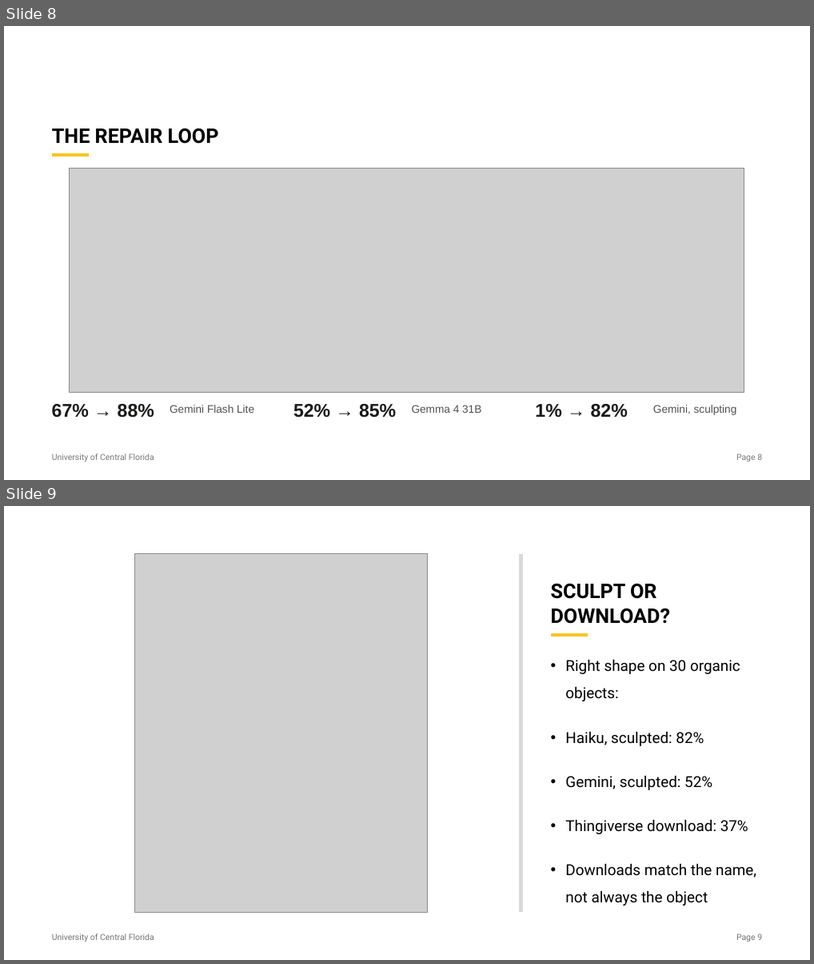
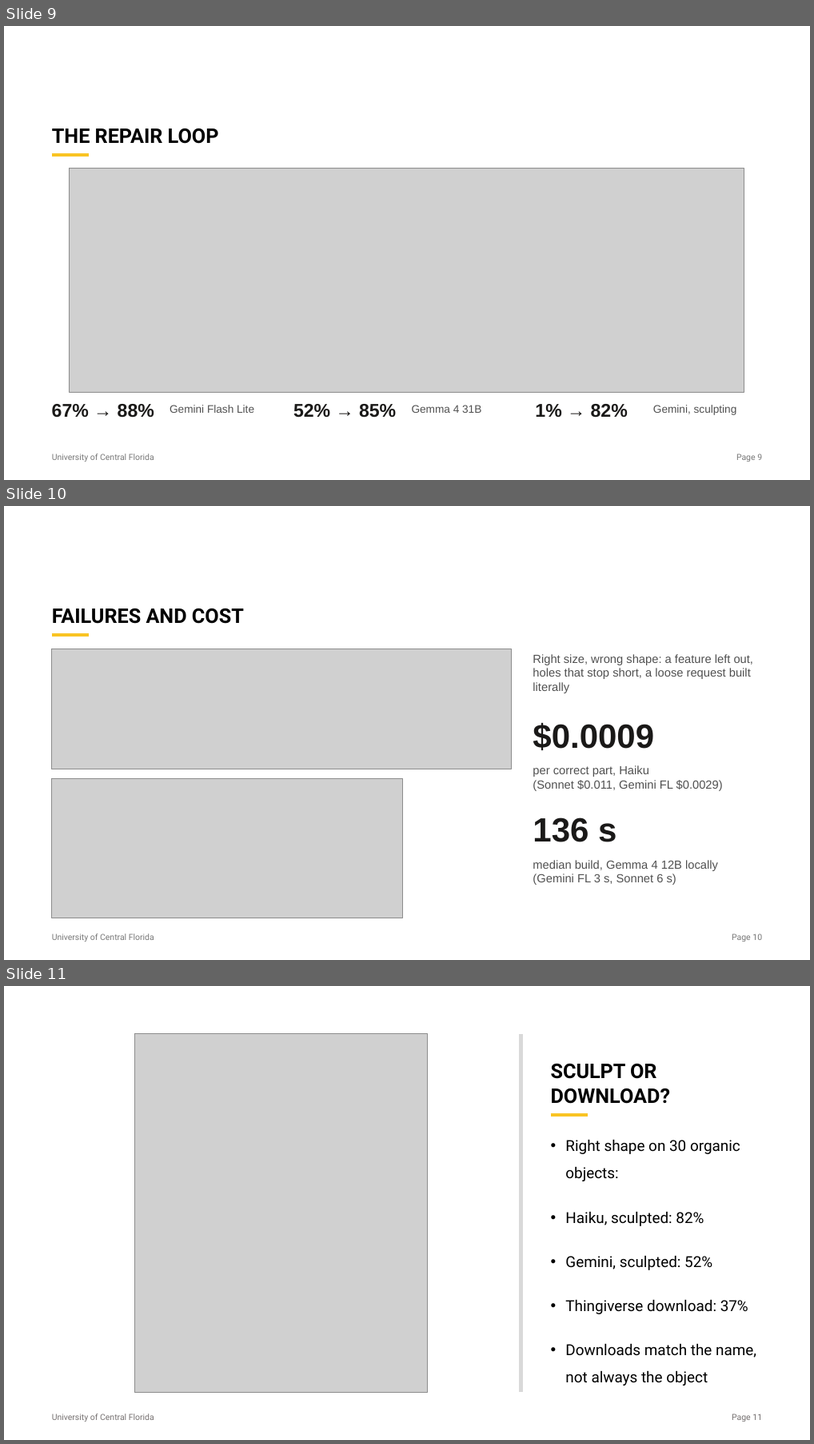
Before and after one commit to mclaager/CAP6938-STL_Agent, a slide deck: deliverables/presentation/stl_agent_talk.pptx. Shown one above the other, each under a label of ours: slides 8 and 9 before the commit, slides 9, 10 and 11 after it. The pictures are 814x964 and 814x1444 pixels, drawn with LibreOffice and Linux fonts; fonts in the diff are those of the drawing; grey boxes stand for pictures. Boxes give left, top, right and bottom in pixels: in the first picture for what was removed or moved away, otherwise in the second. Text is boxed around its words. In the diff, an @@ line names an element or a change of style, - is before the commit and + after.

```diff
--- a/deliverables/presentation/stl_agent_talk.pptx
+++ b/deliverables/presentation/stl_agent_talk.pptx
@@ slide 10 added at (x1=4, y1=506, x2=810, y2=960), background #FFFFFF; not listed: 3 template elements that a slide beside it also shows @@
@@ title added at (x1=52, y1=608, x2=244, y2=624), 24 pt, text #000000, bold @@
+FAILURES AND COST
@@ picture added at (x1=52, y1=648, x2=511, y2=768) @@
@@ text added at (x1=533, y1=654, x2=754, y2=693), 14 pt, text #505050 @@
+Right size, wrong shape: a feature left out, holes that stop short, a loose request built literally
@@ text added at (x1=533, y1=723, x2=654, y2=750), 40 pt, text #1A1918, bold @@
+$0.0009
@@ text added at (x1=533, y1=765, x2=723, y2=791), 14 pt, text #505050 @@
+per correct part, Haiku
+(Sonnet $0.011, Gemini FL $0.0029)
@@ picture added at (x1=52, y1=778, x2=402, y2=917) @@
@@ text added at (x1=533, y1=817, x2=617, y2=842), 40 pt, text #1A1918, bold @@
+136 s
@@ text added at (x1=533, y1=860, x2=718, y2=884), 14 pt, text #505050 @@
+median build, Gemma 4 12B locally
+(Gemini FL 3 s, Sonnet 6 s)
@@ what was slide 8 is now slide 9 @@
@@ what was slide 9 is now slide 11 @@
@@ page number at (x1=732, y1=1413, x2=762, y2=1421): text changed @@
-Page 9
+Page 11
```
Also in this commit, not shown: 3 other slides added, 3 slides removed, 2 other files.
